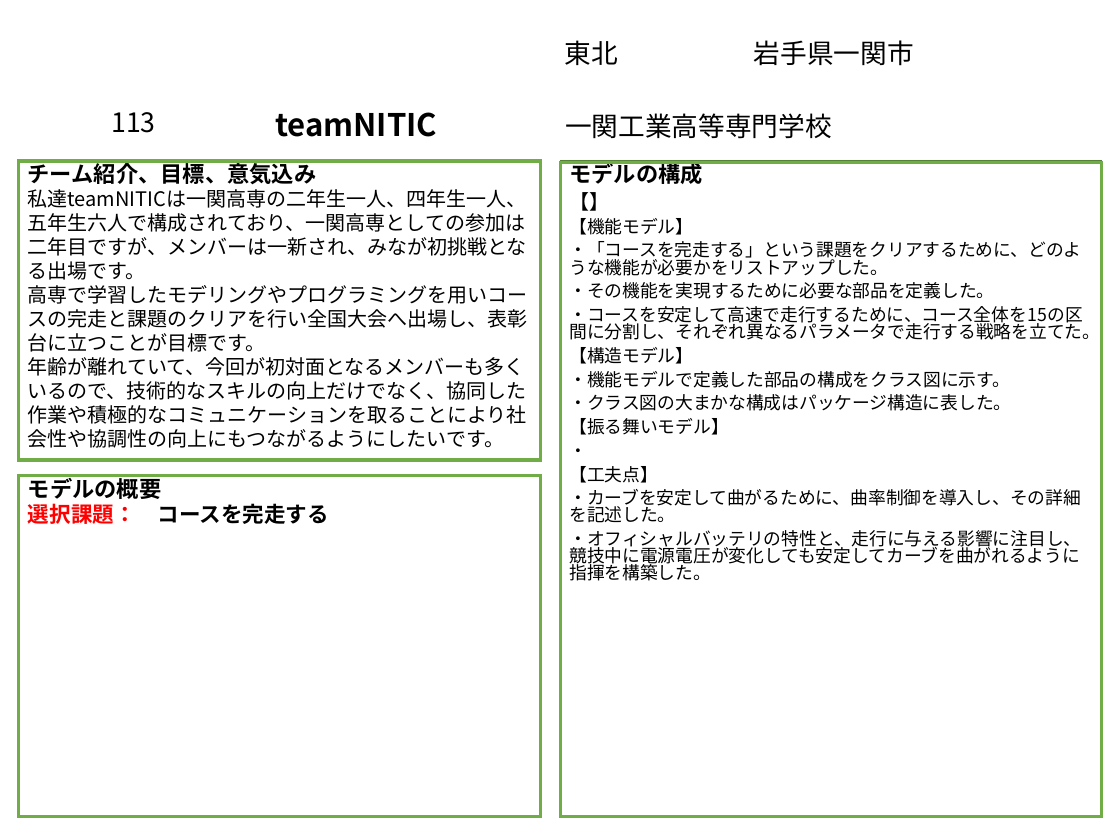
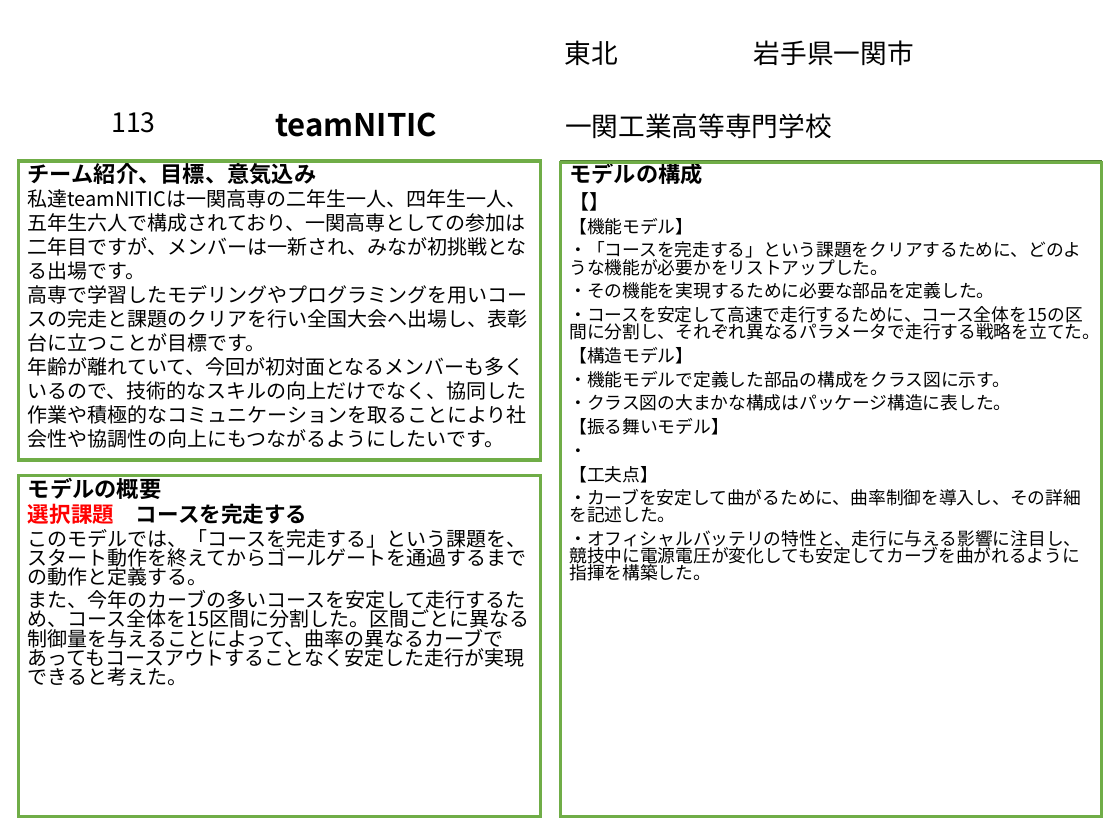
Before and after one commit to akita-lab-2019/model, a slide deck: slide 1 of PowerPoint/アブストラクト.pptx. Drawn at 1120x840 pixels with LibreOffice and Linux fonts; fonts in the diff are those of the drawing; background and template pictures are left out. Boxes give left, top, right and bottom in pixels: in the first picture for what was removed or moved away, otherwise in the second. Text is boxed around its words. In the diff, an @@ line names an element or a change of style, - is before the commit and + after.

Commit message:
update: アブストを書き足し

```diff
--- a/PowerPoint/アブストラクト.pptx
+++ b/PowerPoint/アブストラクト.pptx
@@ text in rectangle at [28,501,529,686]: text changed; size 19.5 to 18 pt; font Times New Roman to Noto Sans CJK JP; bold off @@
-選択課題： コースを完走する
+選択課題 コースを完走する
+このモデルでは、「コースを完走する」という課題を、スタート動作を終えてからゴールゲートを通過するまでの動作と定義する。
+また、今年のカーブの多いコースを安定して走行するため、コース全体を15区間に分割した。区間ごとに異なる制御量を与えることによって、曲率の異なるカーブであってもコースアウトすることなく安定した走行が実現できると考えた。
```
Also in this commit, not shown: 1 slide added.
